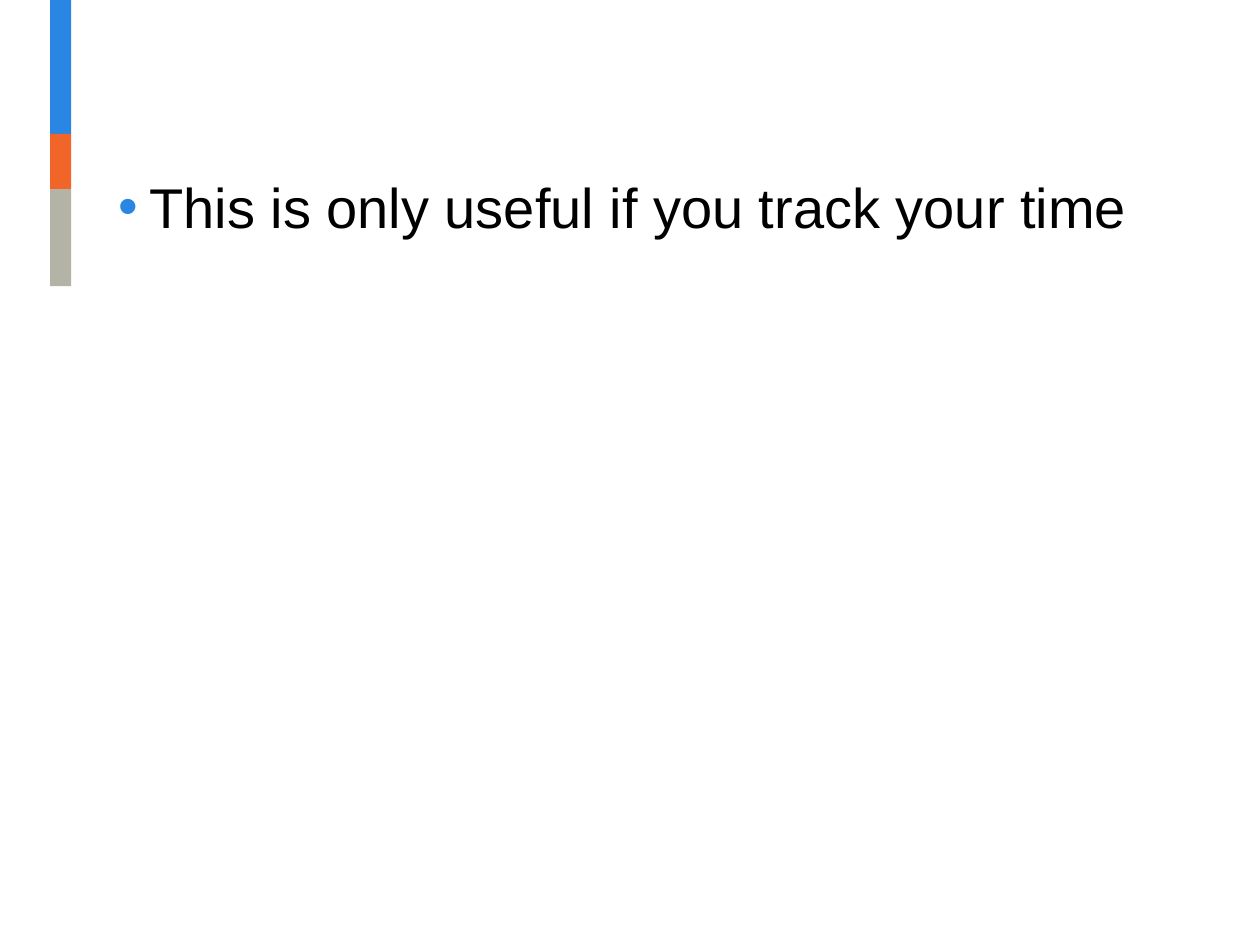
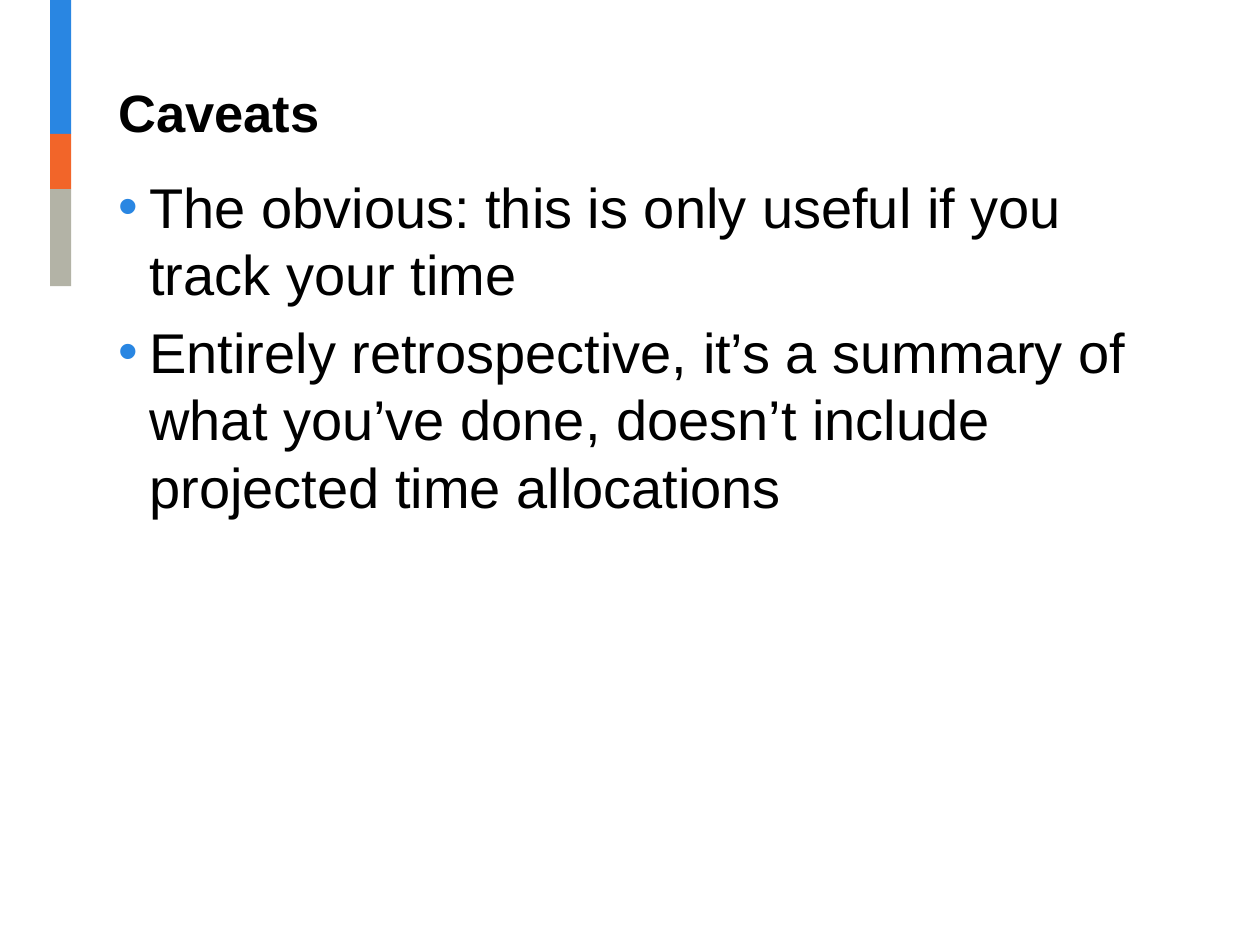
Before and after one commit to jalavery/timetrackR, a slide deck: slide 8 of Project management shiny app presentation.pptx (slide 6 before the commit). Drawn at 1260x945 pixels with LibreOffice and Linux fonts; fonts in the diff are those of the drawing; background and template pictures are left out. Boxes give left, top, right and bottom in pixels: in the first picture for what was removed or moved away, otherwise in the second. Text is boxed around its words. In the diff, an @@ line names an element or a change of style, - is before the commit and + after.

```diff
--- a/Project management shiny app presentation.pptx
+++ b/Project management shiny app presentation.pptx
@@ title added at (x1=118, y1=95, x2=319, y2=133), 30 pt, text #000000, bold @@
+Caveats
@@ text at (x1=149, y1=187, x2=1125, y2=518): text changed @@
-• This is only useful if you track your time
+• The obvious: this is only useful if you track your time
+• Entirely retrospective, it’s a summary of what you’ve done, doesn’t include projected time allocations
```
Also in this commit, not shown: 4 other slides changed, 3 slides added, 3 other files.
